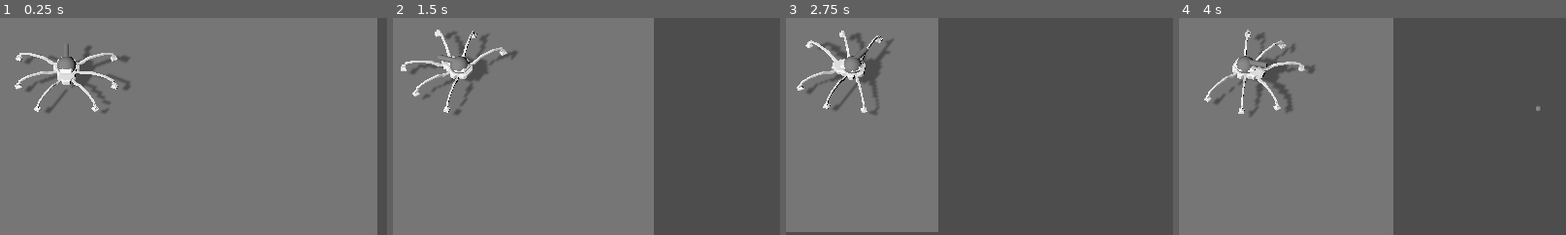
Above: before the commit, frames 1-4 (left to right).
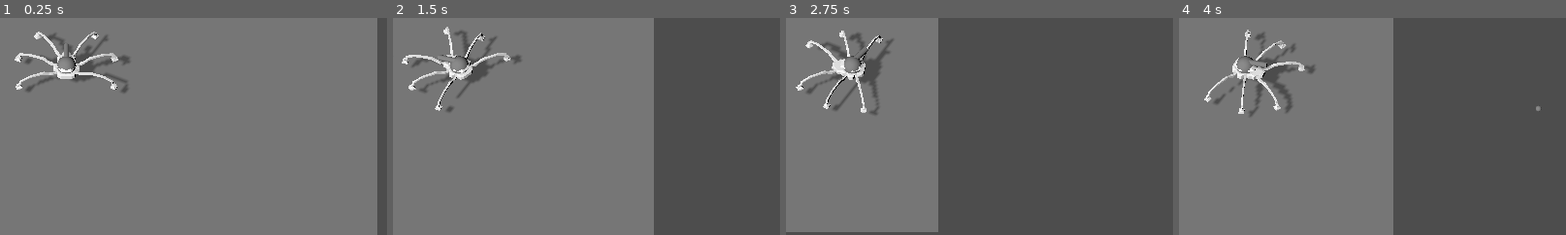
Above: after the commit, the same moments.

Repository: runeteamop/Teamop-Godot-Game
Game: Godot game, scene res://test scenes/runes test.tscn
The game is run twice, just before and just after one commit, with the same random seed, the same clock (stepped at 60 frames per second) and the same inputs. The project has no main scene, so this scene is started directly.
Inputs (mouse positions are % of the whole screen's width and height, from its top left):
- Up to frame 1 (0.25 s): no input
- Up to frame 2 (1.5 s): tap Enter (ui_accept) at 0.5, 0.77 s; move the mouse to (72, 45) at 0.52 s; hold D (Right) 0.53-1.28 s; click (72, 45) at 0.6 s; move the mouse to (30, 55) at 1.27 s; hold S (Down) from 1.28 s (still down); click (30, 55) at 1.35 s
- Up to frame 3 (2.75 s): tap Enter (ui_accept) at 1.52 s; move the mouse to (60, 28) at 2.02 s; release S (Down) at 2.03 s; hold D (Right) from 2.03 s (still down); click (60, 28) at 2.1 s
- Up to frame 4 (4 s): move the mouse to (45, 70) at 2.77 s; release D (Right) at 2.78 s; hold W (Up) 2.78-3.53 s; click (45, 70) at 2.85 s; tap Enter (ui_accept) at 3.02, 3.77 s; move the mouse to (80, 65) at 3.52 s; hold A (Left) from 3.53 s (still down); click (80, 65) at 3.6 s
The pictures show only the part of the screen within x 41-91%, y 43-93%; the shares and areas given below are measured in that part.

The runs differ from the first frame. In frame 1, 1.8% of the frame differs, in the area x 3-34%, y 6-44%; in frame 2, 2.6%, in the area x 2-34%, y 4-45%; in frame 3, 0.1%; in frame 4, less than 0.1%.

Commit message:
reduced the size of spider

Diff:
--- a/team-op-game/scenes/player.tscn
+++ b/team-op-game/scenes/player.tscn
@@ -14,7 +14,7 @@
 shape = SubResource("BoxShape3D_dqkch")
 
 [node name="Body" parent="." unique_id=420794276 instance=ExtResource("2_dqkch")]
-transform = Transform3D(0.2, 0, 0, 0, 0.2, 0, 0, 0, 0.2, 0, 0, 0)
+transform = Transform3D(-0.2, 0, -1.4901161e-08, 0, 0.2, 0, 1.4901161e-08, 0, -0.2, 0, 0, 0)
 
 [node name="Camera" parent="." unique_id=1261762055 instance=ExtResource("2_qhqgy")]
 transform = Transform3D(1, 0, 0, 0, 0.6619924, 0.7495106, 0, -0.7495106, 0.6619924, 0, 10.911071, 8.5401125)
